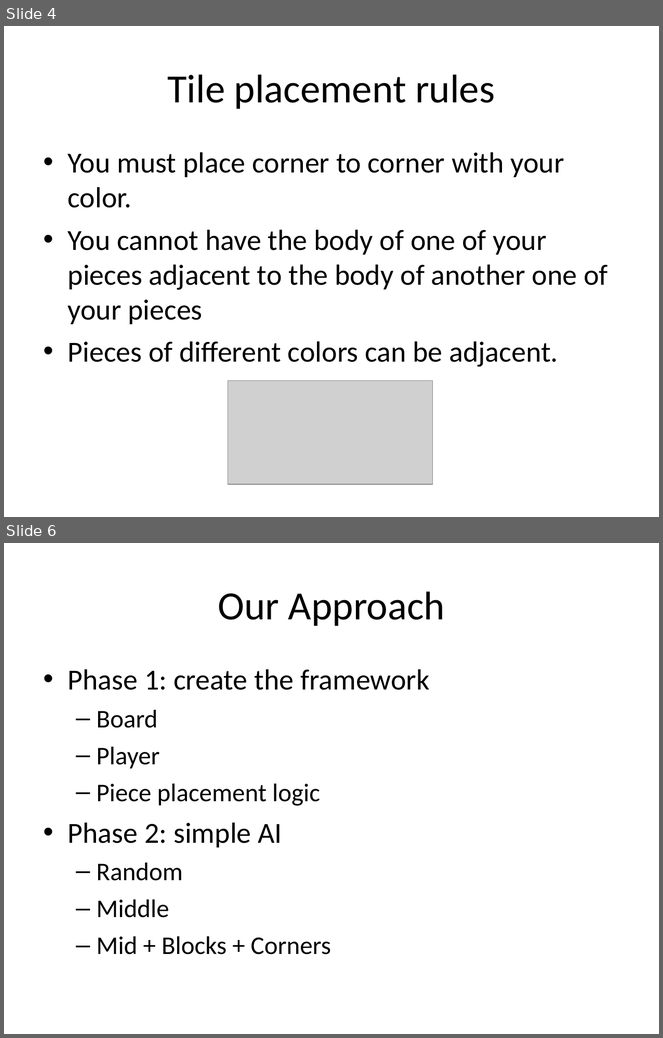
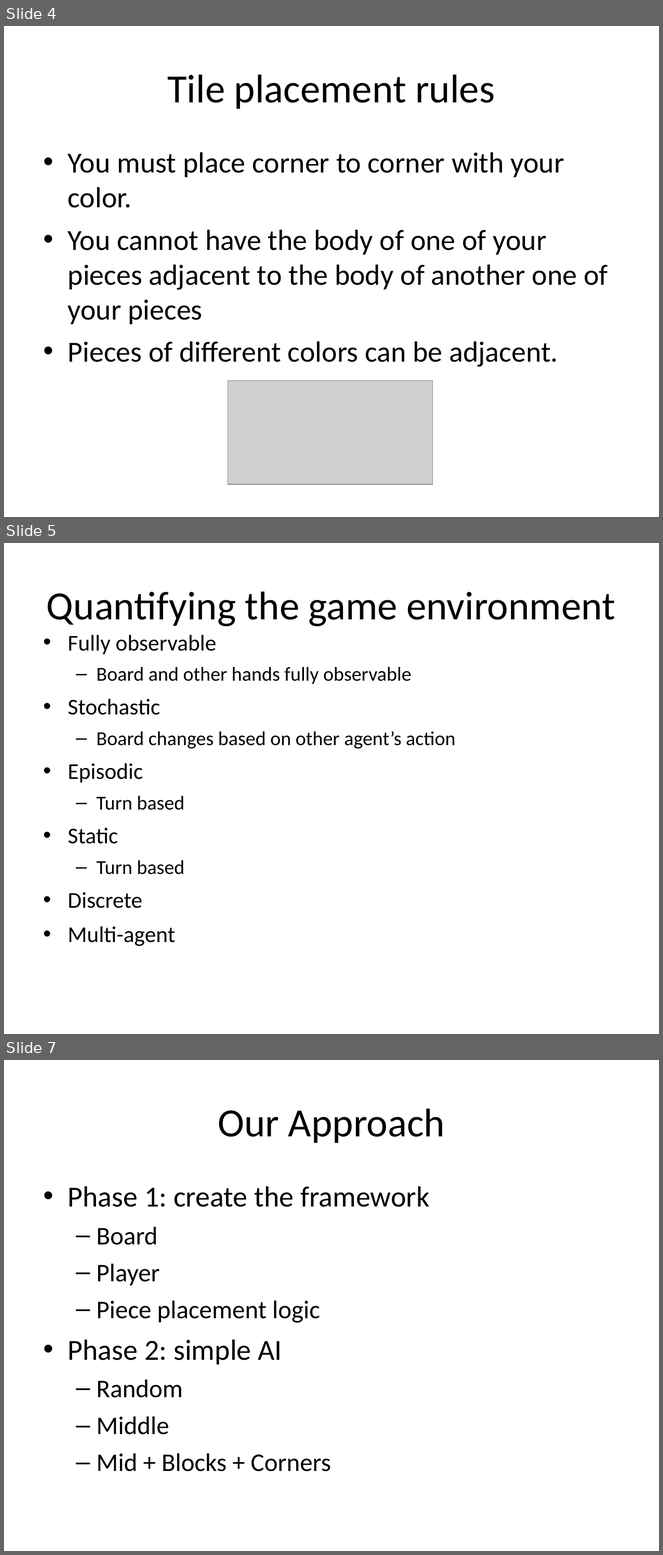
Before and after one commit to supastan/blokus, a slide deck: Blokus presentation.ppt. Shown one above the other, each under a label of ours: slides 4 and 6 before the commit, slides 4, 5 and 7 after it; the slides between them are not shown. The pictures are 663x1038 and 663x1555 pixels, drawn with LibreOffice and Linux fonts; fonts in the diff are those of the drawing; grey boxes stand for pictures. Boxes give left, top, right and bottom in pixels: in the first picture for what was removed or moved away, otherwise in the second. Text is boxed around its words. In the diff, an @@ line names an element or a change of style, - is before the commit and + after.

```diff
--- a/Blokus presentation.ppt
+++ b/Blokus presentation.ppt
@@ slide 5 added at box(4, 543, 659, 1034), background #FFFFFF @@
@@ title added at box(47, 591, 616, 627), 44 pt, text #000000 @@
+Quantifying the game environment
@@ text added at box(68, 635, 455, 947), 21.7 pt, text #000000 @@
+• Fully observable
+  – Board and other hands fully observable
+• Stochastic
+  – Board changes based on other agent’s action
+• Episodic
+  – Turn based
+• Static
+  – Turn based
+• Discrete
+• Multi-agent
@@ what was slide 6 is now slide 7 @@
```
Also in this commit, not shown: 2 slides changed, 1 other file.
